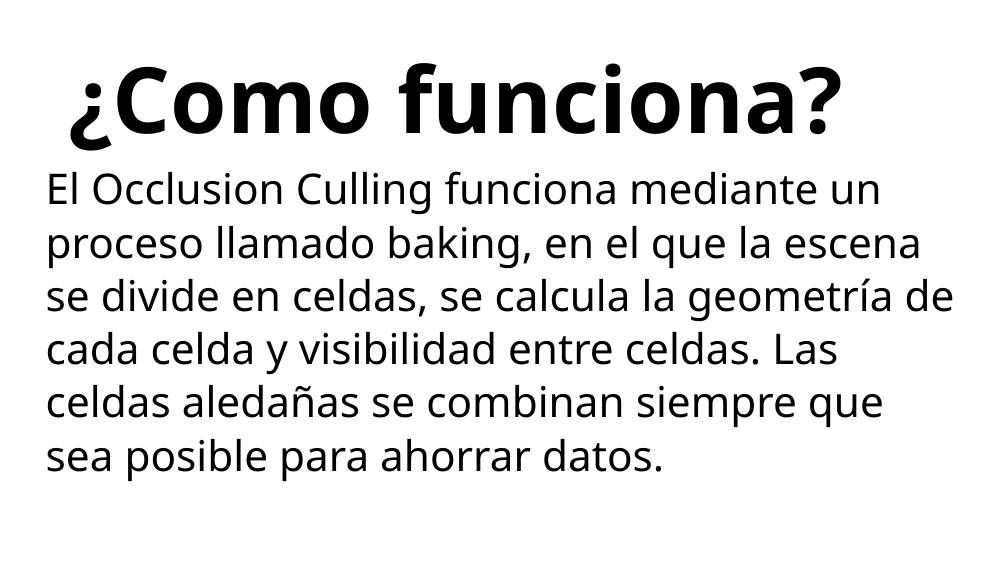
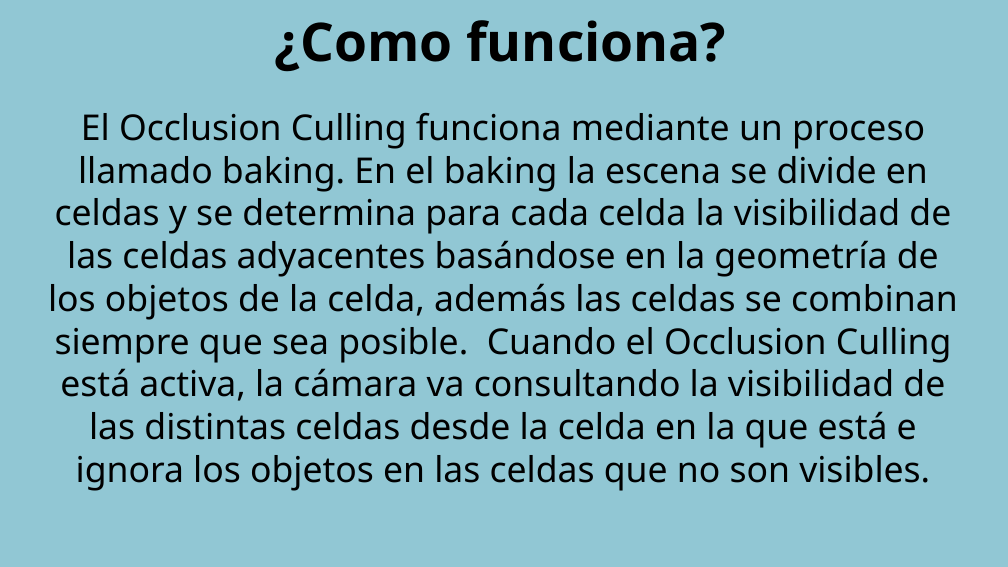
Before and after one commit to computacion-grafica-uns/proyecto-2-proyecto1-2026_lencina_pereda, a slide deck: slide 6 of Presentación Occlusion Culling.odp. Drawn at 1008x567 pixels with LibreOffice and Linux fonts; fonts in the diff are those of the drawing; background and template pictures are left out. Boxes give left, top, right and bottom in pixels: in the first picture for what was removed or moved away, otherwise in the second. Text is boxed around its words. In the diff, an @@ line names an element or a change of style, - is before the commit and + after.

Commit message:
Actulización Power Point Occlusion culling

```diff
--- a/Presentación Occlusion Culling.odp
+++ b/Presentación Occlusion Culling.odp
@@ rectangle added at [0,0,1008,567], fill #0D84A1 at 45% opacity @@
@@ title "¿Como funciona?": place and size @@
-title "¿Como funciona?" at [69,63,843,151]
+title "¿Como funciona?" at [275,20,726,72]
@@ title "¿Como funciona?" at [275,20,726,72]: size 72 to 42 pt; alignment left to centre @@
@@ text added at [48,112,958,491], 28 pt, text #000000 @@
+El Occlusion Culling funciona mediante un proceso llamado baking. En el baking la escena se divide en celdas y se determina para cada celda la visibilidad de las celdas adyacentes basándose en la geometría de los objetos de la celda, además las celdas se combinan siempre que sea posible. Cuando el Occlusion Culling está activa, la cámara va consultando la visibilidad de las distintas celdas desde la celda en la que está e ignora los objetos en las celdas que no son visibles.
@@ subtitle removed at [46,171,955,481] @@
-El Occlusion Culling funciona mediante un proceso llamado baking, en el que la escena se divide en celdas, se calcula la geometría de cada celda y visibilidad entre celdas. Las celdas aledañas se combinan siempre que sea posible para ahorrar datos.
@@ rectangle removed at [0,331,1008,403] @@
```
Also in this commit, not shown: 4 other slides changed, 1 slide added, 1 other file.
